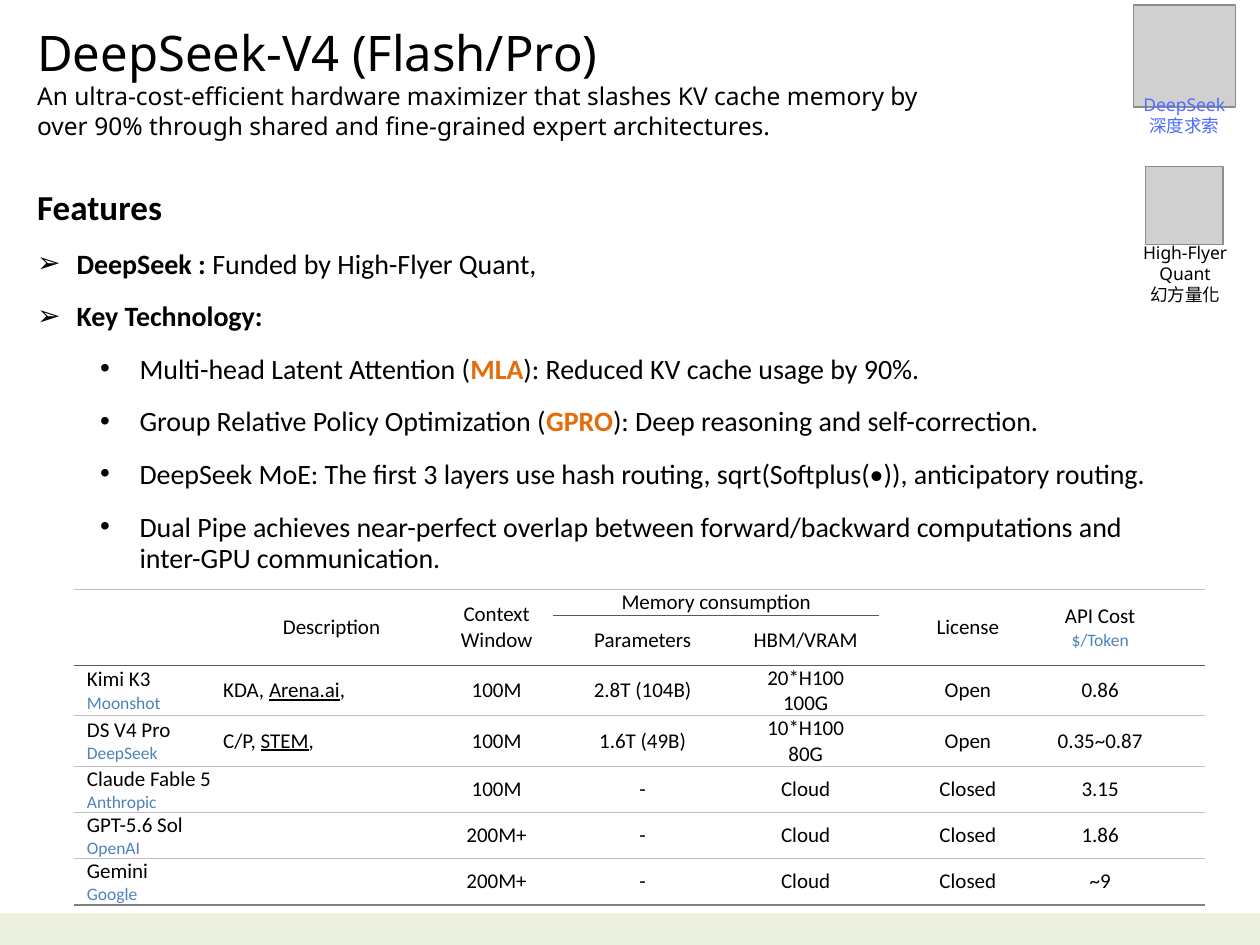
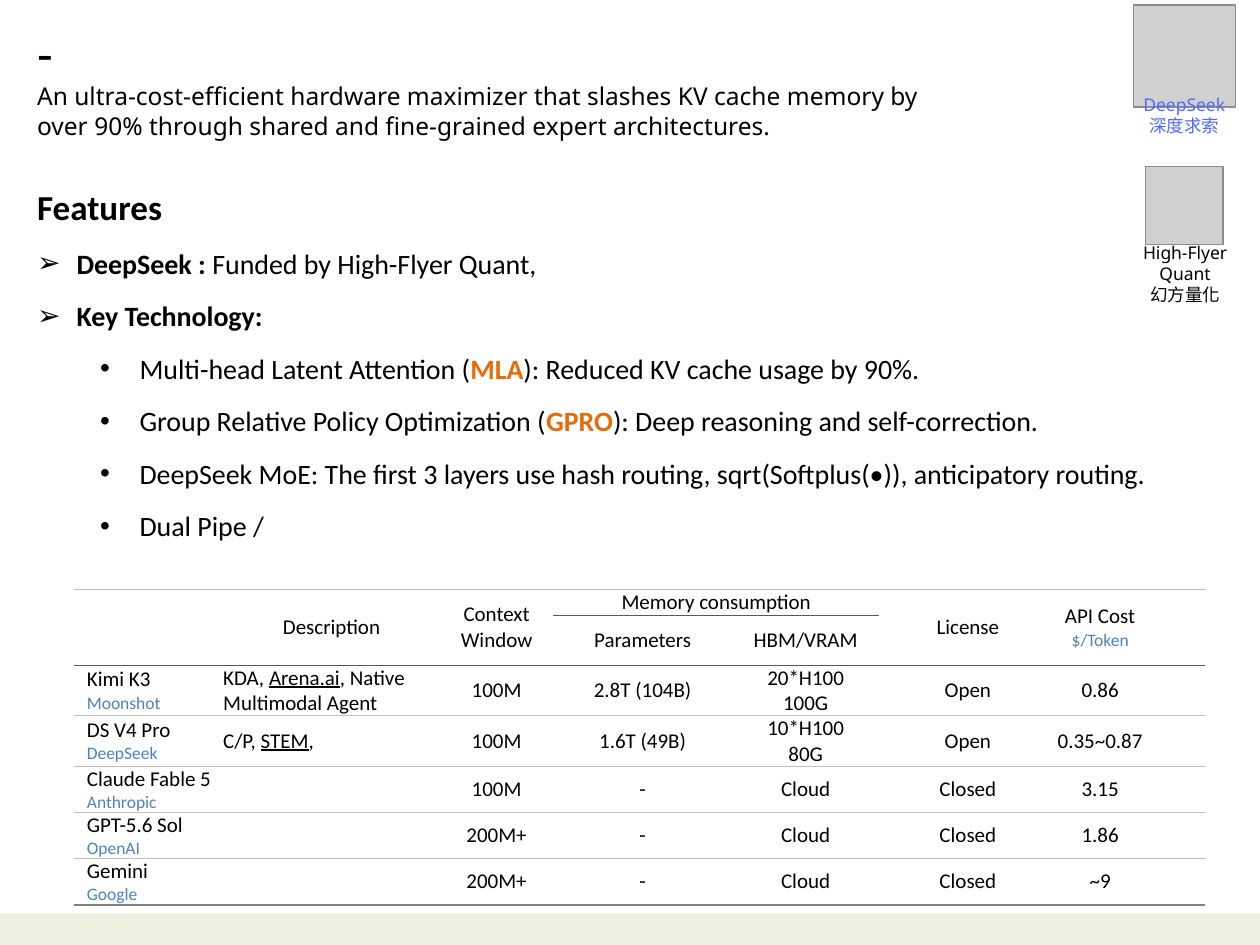
Before and after one commit to navibator/crazy-ai, a slide deck: slide 36 of ai.pptx (slide 35 before the commit). Drawn at 1260x945 pixels with LibreOffice and Linux fonts; fonts in the diff are those of the drawing; grey boxes stand for pictures. Boxes give left, top, right and bottom in pixels: in the first picture for what was removed or moved away, otherwise in the second. Text is boxed around its words. In the diff, an @@ line names an element or a change of style, - is before the commit and + after.

```diff
--- a/ai.pptx
+++ b/ai.pptx
@@ text at [37,86,917,141]: text changed @@
-DeepSeek-V4 (Flash/Pro)
-An ultra-cost-efficient hardware maximizer that slashes KV cache memory by over 90% through shared and fine-grained expert architectures.
+-
+An ultra-cost-efficient hardware maximizer that slashes KV cache memory by over 90% through shared and fine-grained expert architectures.
@@ text "Features": place and size @@
-text "Features" at [25,190,1167,585]
+text "Features" at [37,197,1145,541]
@@ text at [140,516,246,541]: text changed @@
-  • Dual Pipe achieves near-perfect overlap between forward/backward computations and inter-GPU communication.
+  • Dual Pipe /
@@ table at [74,590,1206,909] @@
-row 3, column 2: KDA, Arena.ai,
+row 3, column 2: KDA, Arena.ai, Native Multimodal Agent
```
Also in this commit, not shown: 2 other slides changed, 1 slide added.
